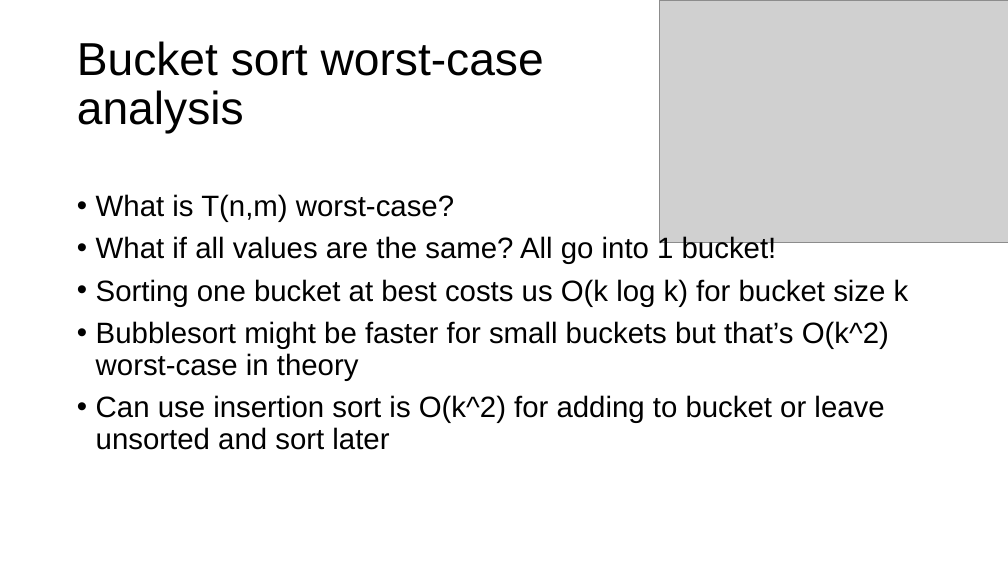
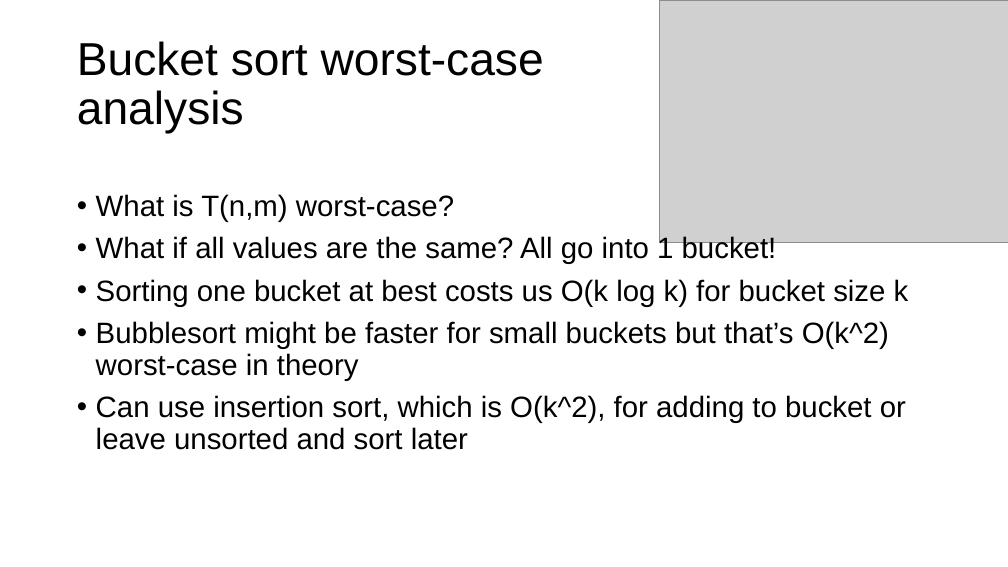
Before and after one commit to parrt/msds689, a slide deck: slide 16 of notes/sorting.pptx. Drawn at 1008x567 pixels with LibreOffice and Linux fonts; fonts in the diff are those of the drawing; grey boxes stand for pictures; background and template pictures are left out. Boxes give left, top, right and bottom in pixels: in the first picture for what was removed or moved away, otherwise in the second. Text is boxed around its words. In the diff, an @@ line names an element or a change of style, - is before the commit and + after.

```diff
--- a/notes/sorting.pptx
+++ b/notes/sorting.pptx
@@ text at <box>96,395,906,450</box>: text changed @@
-• Can use insertion sort is O(k^2) for adding to bucket or leave unsorted and sort later
+• Can use insertion sort, which is O(k^2), for adding to bucket or leave unsorted and sort later
```
Also in this commit, not shown: 3 other files.
